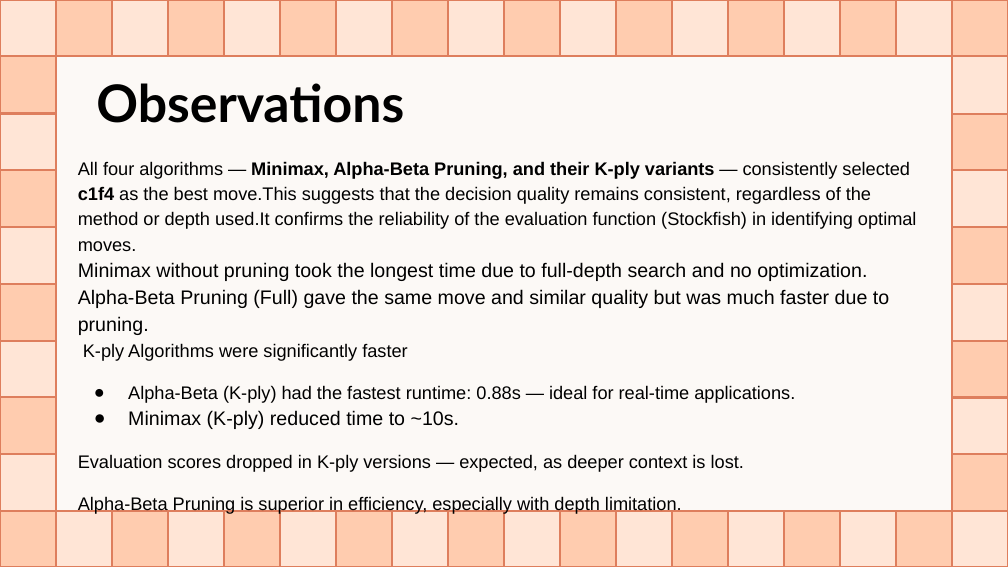
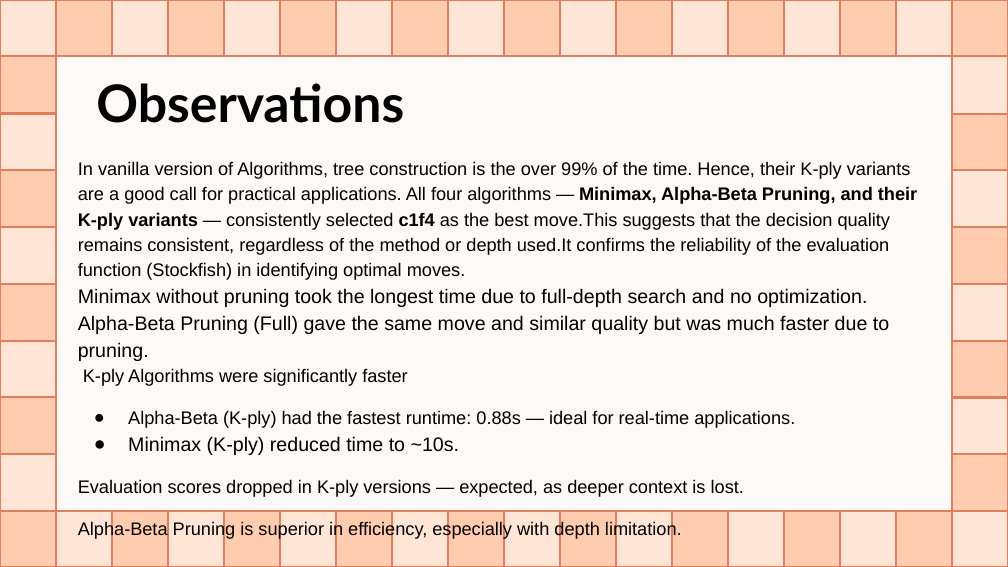
Before and after one commit to StompingJalapeno/CS514_Assignment_3, a slide deck: slide 6 of Assignment_3_CS514.pptx. Drawn at 1008x567 pixels with LibreOffice and Linux fonts; fonts in the diff are those of the drawing. Boxes give left, top, right and bottom in pixels: in the first picture for what was removed or moved away, otherwise in the second. Text is boxed around its words. In the diff, an @@ line names an element or a change of style, - is before the commit and + after.

```diff
--- a/Assignment_3_CS514.pptx
+++ b/Assignment_3_CS514.pptx
@@ text at [78,161,917,386]: text changed @@
-All four algorithms — Minimax, Alpha-Beta Pruning, and their K-ply variants — consistently selected c1f4 as the best move.This suggests that the decision quality remains consistent, regardless of the method or depth used.It confirms the reliability of the evaluation function (Stockfish) in identifying optimal moves.
-Minimax without pruning took the longest time due to full-depth search and no optimization.
-Alpha-Beta Pruning (Full) gave the same move and similar quality but was much faster due to pruning.
-K-ply Algorithms were significantly faster
+In vanilla version of Algorithms, tree construction is the over 99% of the time. Hence, their K-ply variants are a good call for practical applications. All four algorithms — Minimax, Alpha-Beta Pruning, and their K-ply variants — consistently selected c1f4 as the best move.This suggests that the decision quality remains consistent, regardless of the method or depth used.It confirms the reliability of the evaluation function (Stockfish) in identifying optimal moves.
+Minimax without pruning took the longest time due to full-depth search and no optimization.
+Alpha-Beta Pruning (Full) gave the same move and similar quality but was much faster due to pruning.
+K-ply Algorithms were significantly faster
```
Also in this commit, not shown: 2 other slides changed, 5 other files.
